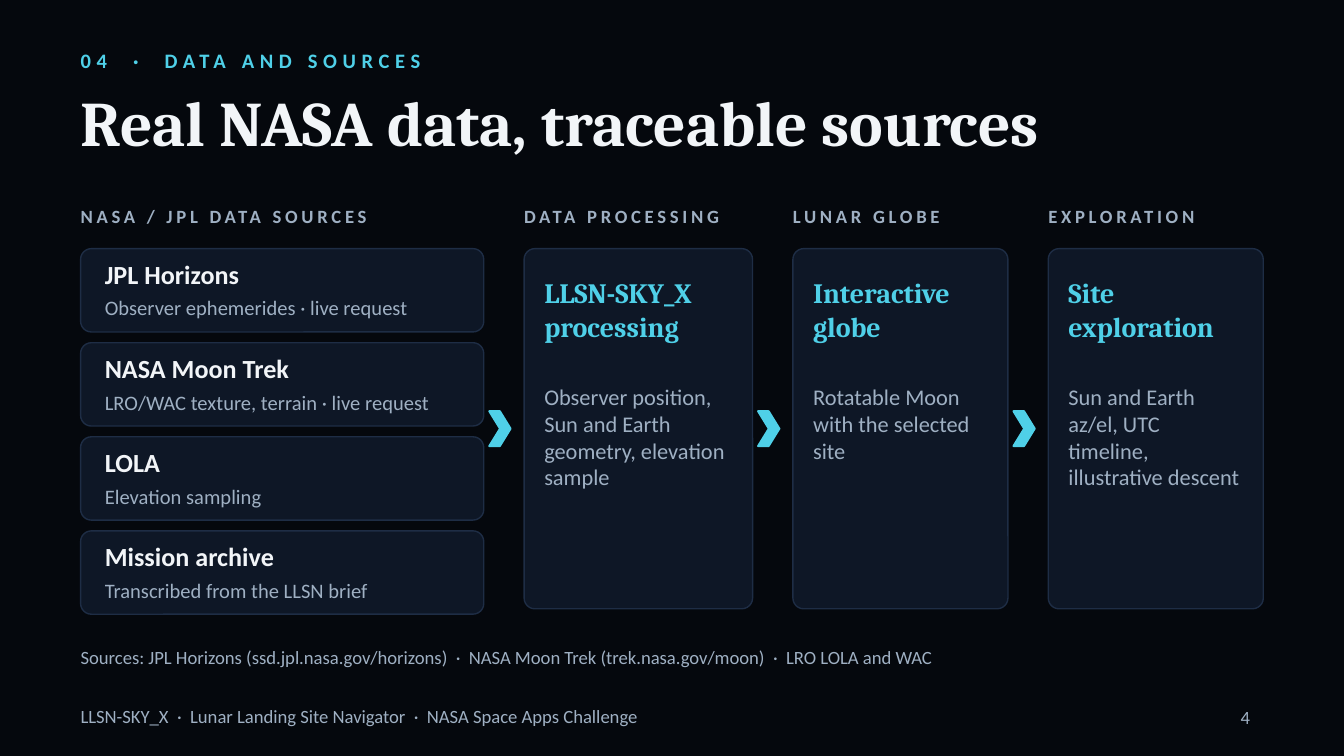
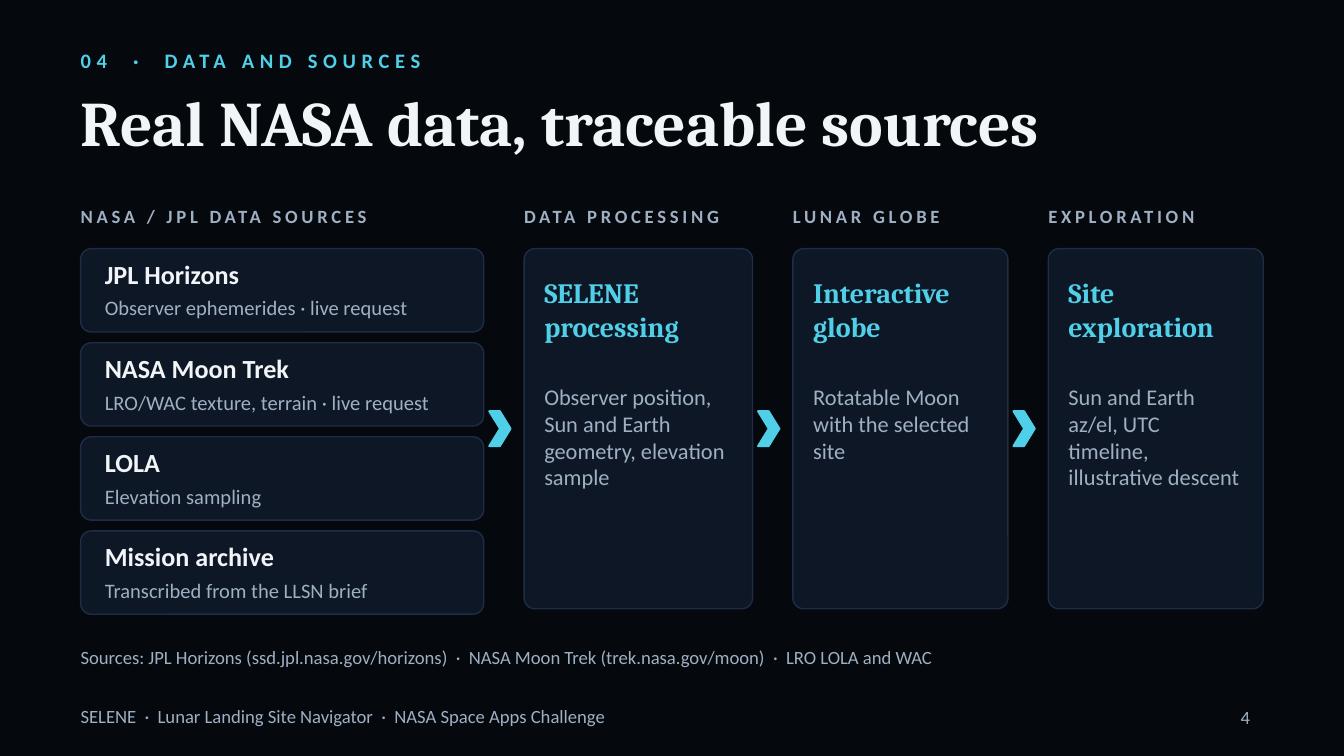
Before and after one commit to Jamal0602/LLSN-SKY_X, a slide deck: slide 4 of data/Lunar_Landing_Site_Navigator.pptx. Drawn at 1344x756 pixels with LibreOffice and Linux fonts; fonts in the diff are those of the drawing. Boxes give left, top, right and bottom in pixels: in the first picture for what was removed or moved away, otherwise in the second. Text is boxed around its words. In the diff, an @@ line names an element or a change of style, - is before the commit and + after.

```diff
--- a/data/Lunar_Landing_Site_Navigator.pptx
+++ b/data/Lunar_Landing_Site_Navigator.pptx
@@ text at [544,284,678,343]: text changed @@
-LLSN-SKY_X processing
+SELENE processing
@@ text at [81,710,605,726]: text changed @@
-LLSN-SKY_X · Lunar Landing Site Navigator · NASA Space Apps Challenge
+SELENE · Lunar Landing Site Navigator · NASA Space Apps Challenge
```
Also in this commit, not shown: 7 other slides changed, 12 other files.
